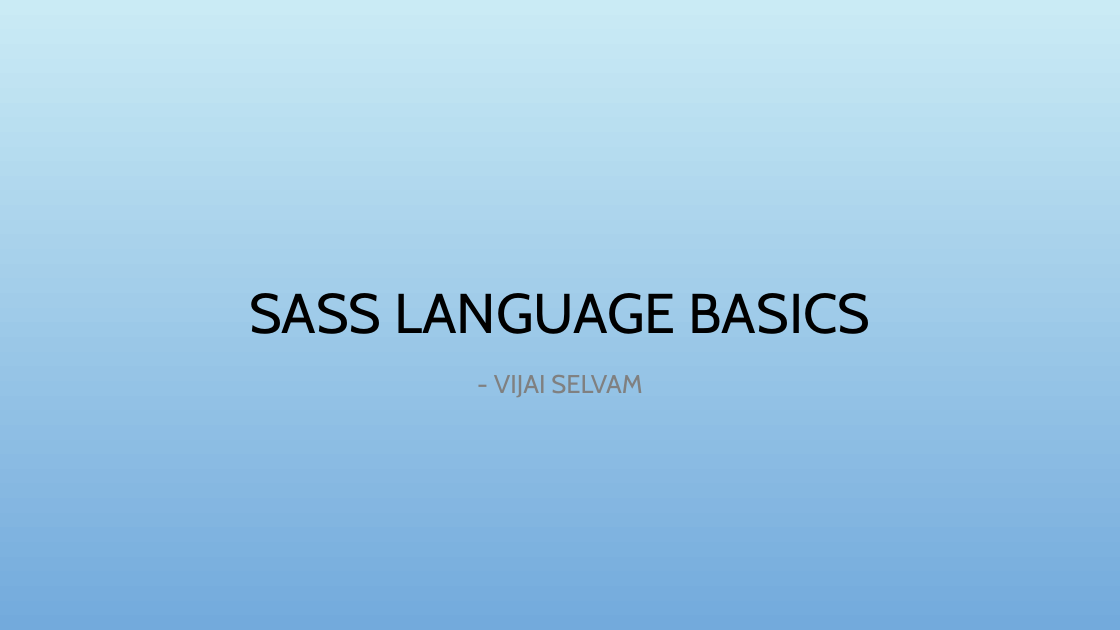
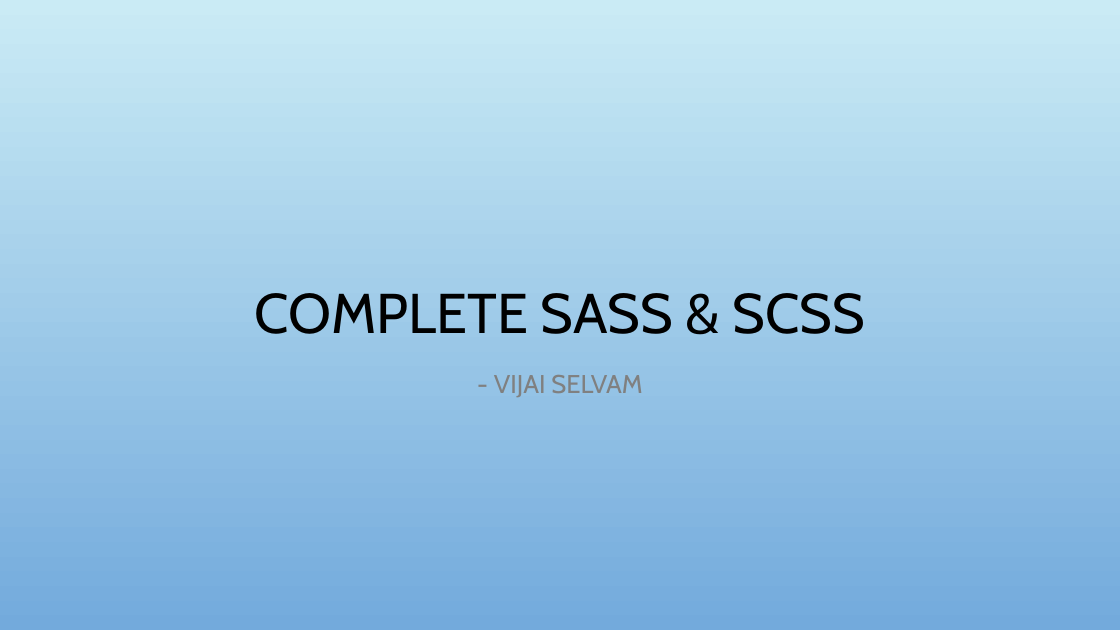
Before and after one commit to vijaiselvam/Sass-Language-Basics, a slide deck: slide 1 of Sass Basics.pptx. Drawn at 1120x630 pixels with LibreOffice and Linux fonts; fonts in the diff are those of the drawing; background and template pictures are left out. Boxes give left, top, right and bottom in pixels: in the first picture for what was removed or moved away, otherwise in the second. Text is boxed around its words. In the diff, an @@ line names an element or a change of style, - is before the commit and + after.

```diff
--- a/Sass Basics.pptx
+++ b/Sass Basics.pptx
@@ title at <box>255,293,865,334</box>: text changed @@
-SASS LANGUAGE BASICS
+COMPLETE SASS & SCSS
```
Also in this commit, not shown: 2 other slides changed, 1 slide added.
